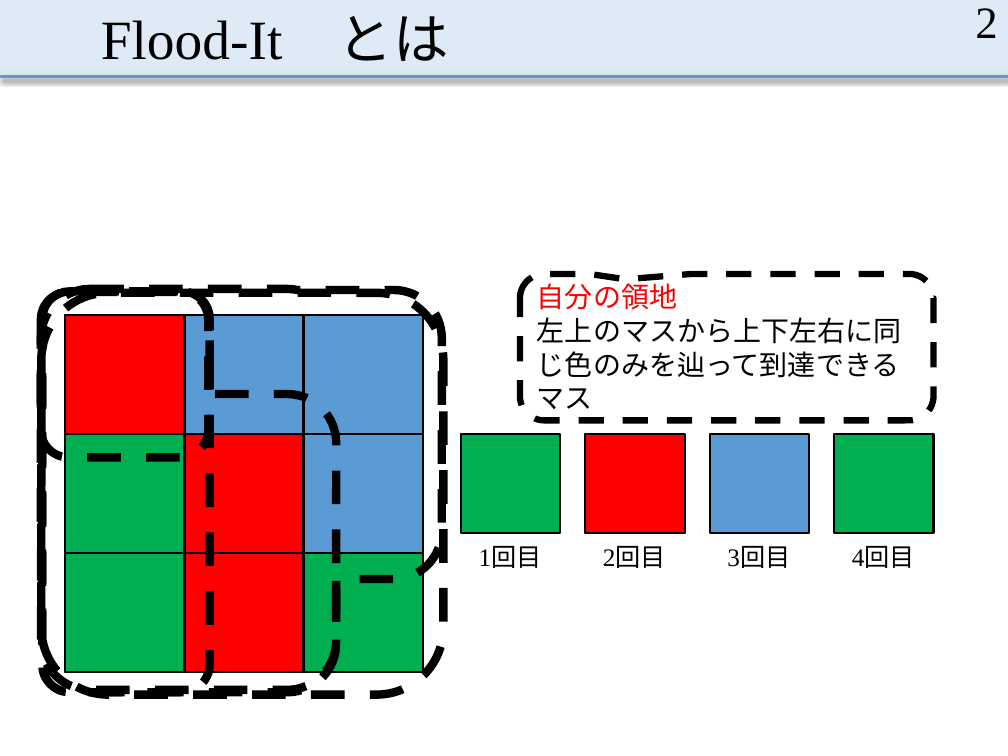
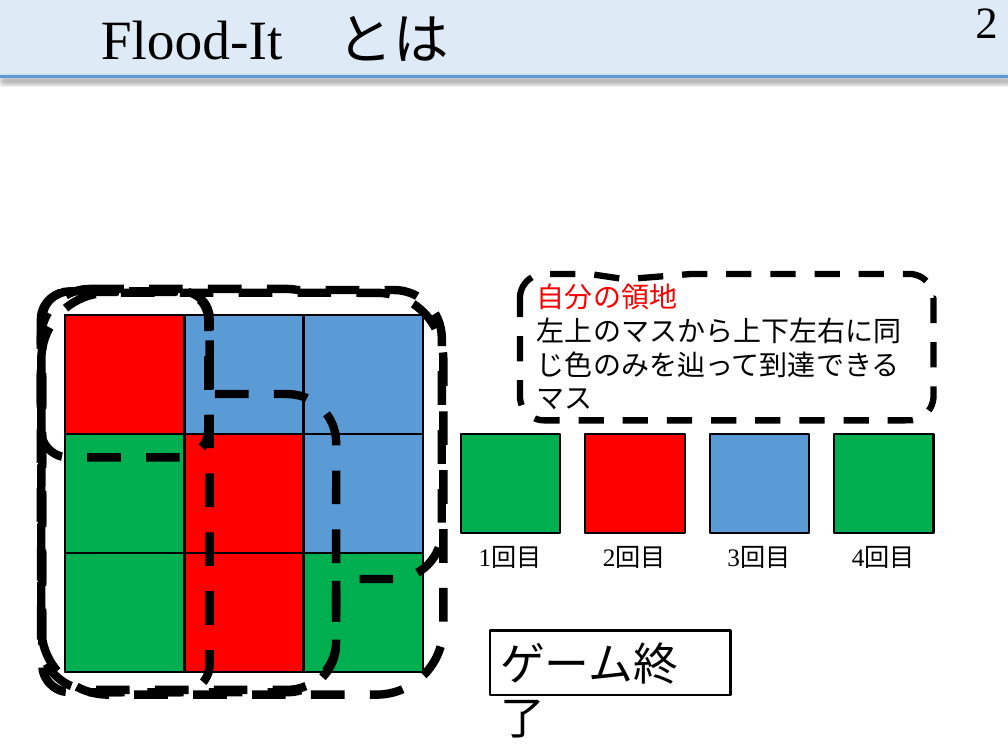
Before and after one commit to MasayaOda/SR, a slide deck: slide 2 of 中間発表.pptx. Drawn at 1008x756 pixels with LibreOffice and Linux fonts; fonts in the diff are those of the drawing; grey boxes stand for pictures. Boxes give left, top, right and bottom in pixels: in the first picture for what was removed or moved away, otherwise in the second. Text is boxed around its words. In the diff, an @@ line names an element or a change of style, - is before the commit and + after.

```diff
--- a/中間発表.pptx
+++ b/中間発表.pptx
@@ rectangle added at bbox=[490, 631, 731, 696], fill #FFFFFF, outline #000000 1.5 pt, 32 pt, text #000000 @@
+ゲーム終了
```
Also in this commit, not shown: 8 other slides changed, 3 slides added.
